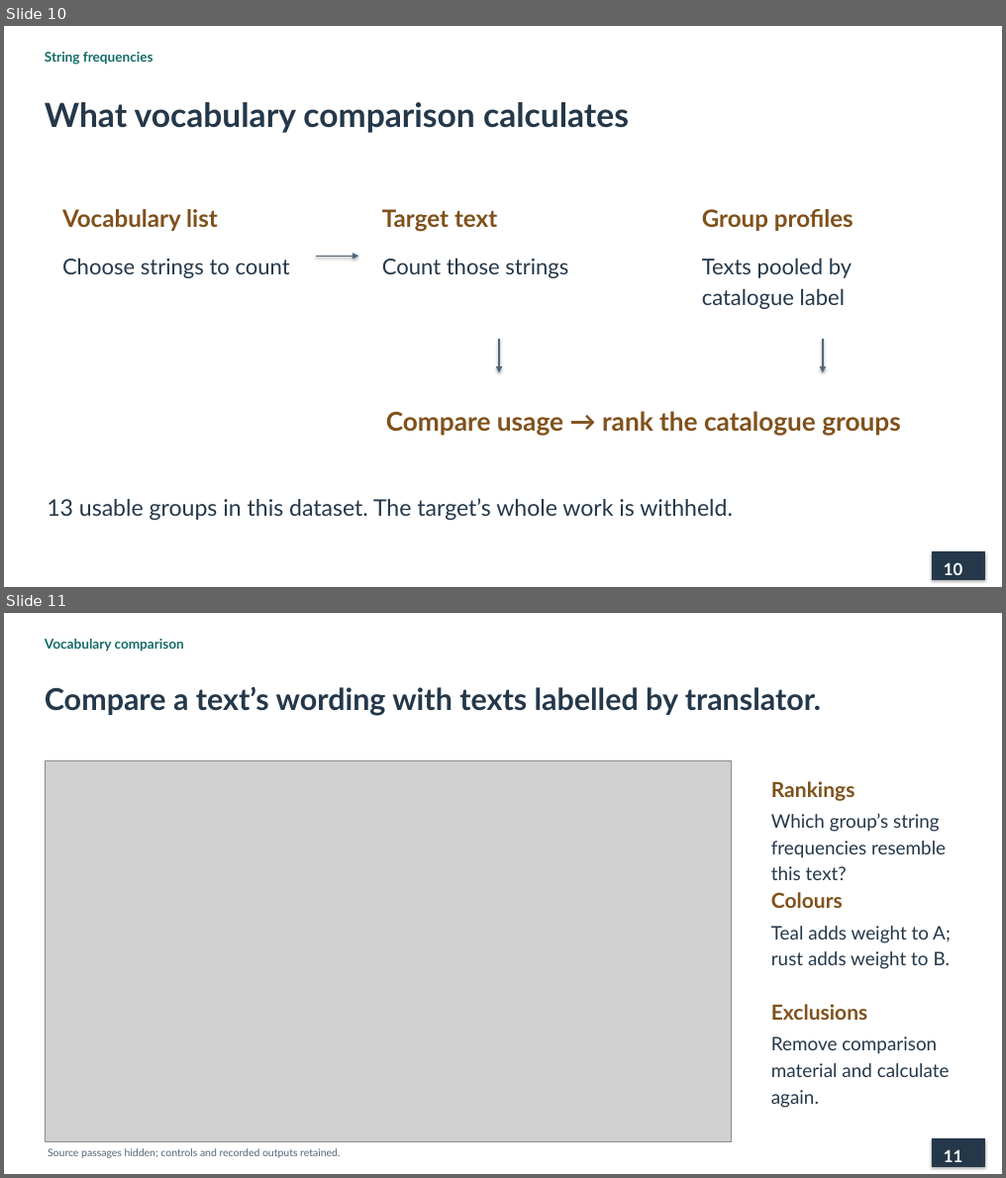
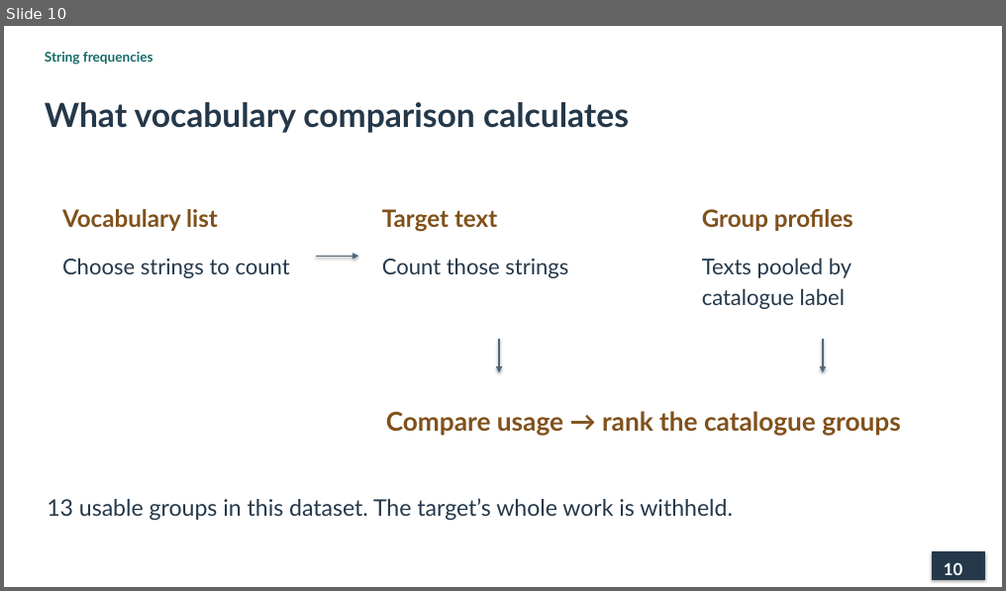
Before and after one commit to lopentu/cohort, a slide deck: docs/presentation/cohort-pnc-2026.pptx. Shown one above the other, each under a label of ours: slides 10 and 11 before the commit, slide 10 after it. The pictures are 1006x1178 and 1006x591 pixels, drawn with LibreOffice and Linux fonts; fonts in the diff are those of the drawing; grey boxes stand for pictures. Boxes give left, top, right and bottom in pixels: in the first picture for what was removed or moved away, otherwise in the second. Text is boxed around its words. In the diff, an @@ line names an element or a change of style, - is before the commit and + after.

```diff
--- a/docs/presentation/cohort-pnc-2026.pptx
+++ b/docs/presentation/cohort-pnc-2026.pptx
@@ slide 11 removed at (x1=4, y1=613, x2=1002, y2=1174), background #FFFFFF @@
@@ text removed at (x1=45, y1=639, x2=184, y2=652) @@
-Vocabulary comparison
@@ text removed at (x1=45, y1=686, x2=821, y2=716) @@
-Compare a text’s wording with texts labelled by translator.
@@ picture removed at (x1=45, y1=761, x2=731, y2=1143) @@
@@ text removed at (x1=771, y1=781, x2=855, y2=801) @@
-Rankings
@@ text removed at (x1=771, y1=813, x2=945, y2=880) @@
-Which group’s string frequencies resemble this text?
@@ text removed at (x1=771, y1=892, x2=843, y2=908) @@
-Colours
@@ text removed at (x1=771, y1=926, x2=950, y2=969) @@
-Teal adds weight to A; rust adds weight to B.
@@ text removed at (x1=771, y1=1004, x2=868, y2=1020) @@
-Exclusions
@@ text removed at (x1=771, y1=1037, x2=949, y2=1108) @@
-Remove comparison material and calculate again.
@@ rectangle removed at (x1=933, y1=1140, x2=985, y2=1166) @@
@@ text removed at (x1=48, y1=1149, x2=340, y2=1158) @@
-Source passages hidden; controls and recorded outputs retained.
@@ text removed at (x1=944, y1=1151, x2=962, y2=1162) @@
-11
```
Also in this commit, not shown: 1 slide changed, 4 slides added, 3 other slides removed, 3 other files.
